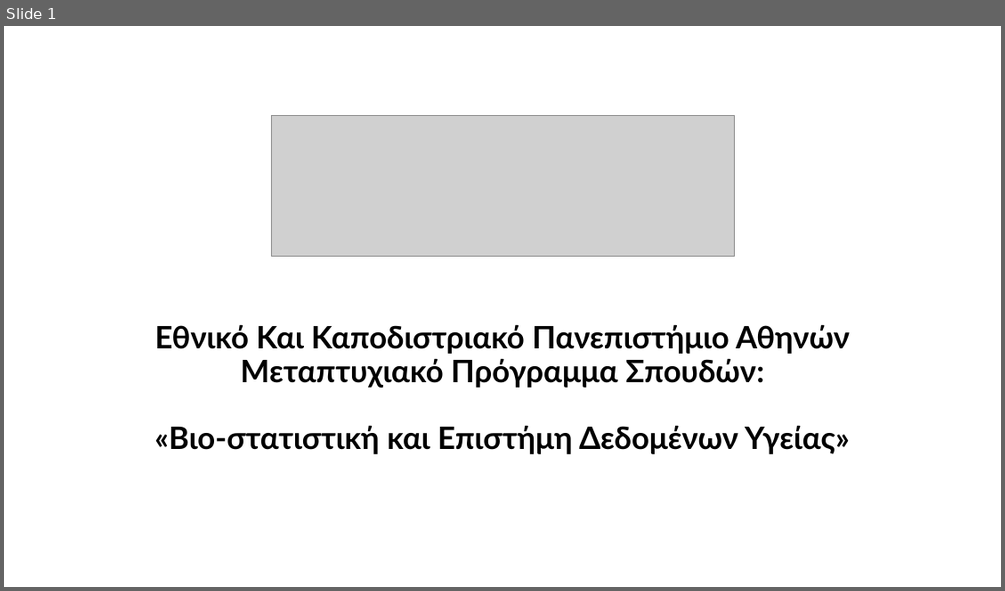
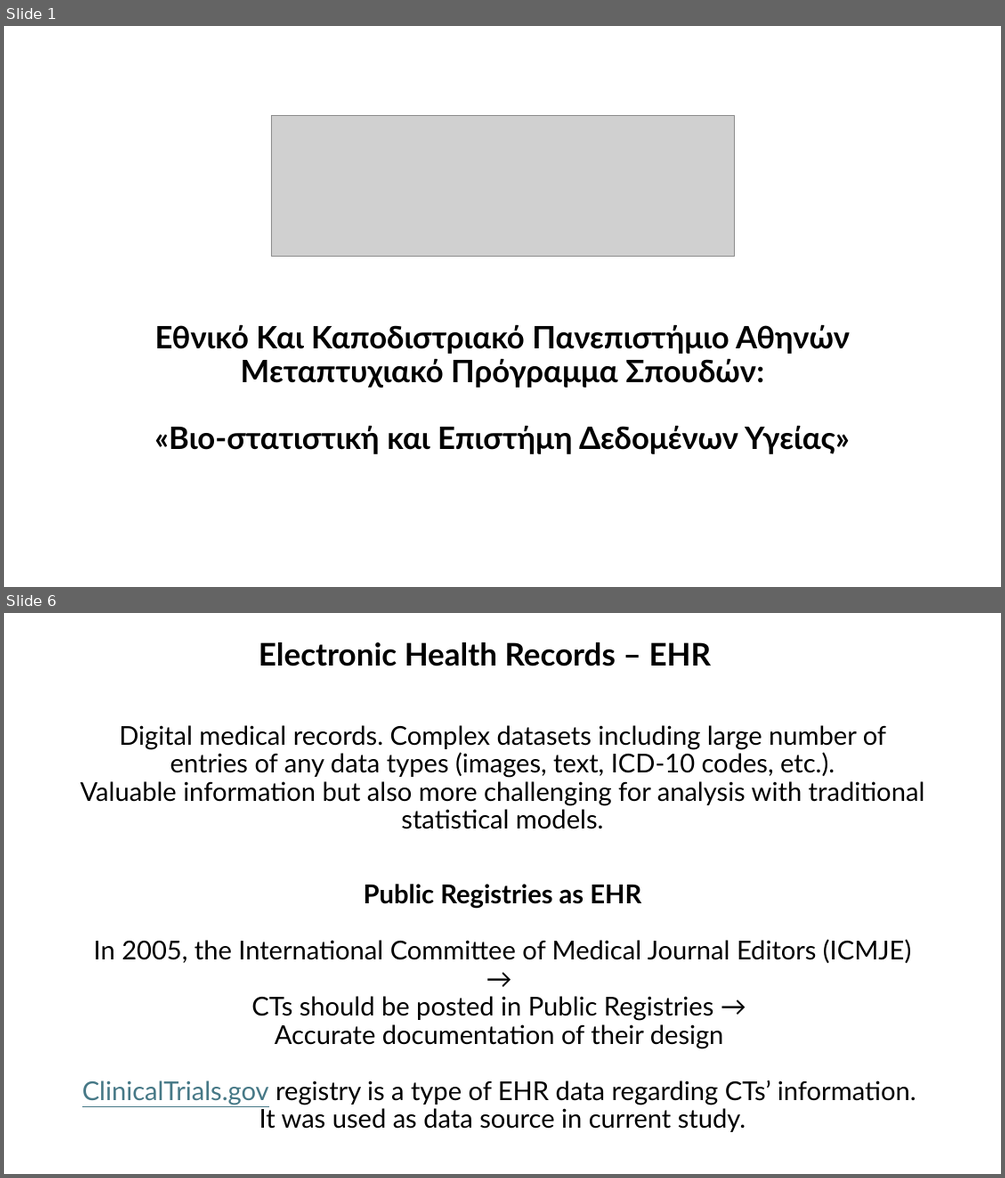
Before and after one commit to AndreouEugenia/Thesis, a slide deck: Thesis_Presentation.pptx. Shown one above the other, each under a label of ours: slide 1 before the commit, slides 1 and 6 after it; the slides between them are not shown. The pictures are 1005x591 and 1005x1178 pixels, drawn with LibreOffice and Linux fonts; fonts in the diff are those of the drawing; grey boxes stand for pictures. Boxes give left, top, right and bottom in pixels: in the first picture for what was removed or moved away, otherwise in the second. Text is boxed around its words. In the diff, an @@ line names an element or a change of style, - is before the commit and + after.

```diff
--- a/Thesis_Presentation.pptx
+++ b/Thesis_Presentation.pptx
@@ slide 6 added at <box>4,613,1001,1174</box>, background #FFFFFF @@
@@ title added at <box>259,642,712,666</box>, 30 pt, text #000000, bold @@
+Electronic Health Records – EHR
@@ text added at <box>81,725,925,829</box>, 25 pt, text #000000 @@
+Digital medical records. Complex datasets including large number of entries of any data types (images, text, ICD-10 codes, etc.).
+Valuable information but also more challenging for analysis with traditional statistical models.
@@ text added at <box>82,884,916,1132</box>, 25 pt, text #000000 @@
+Public Registries as EHR
+In 2005, the International Committee of Medical Journal Editors (ICMJE) →
+CTs should be posted in Public Registries →
+Accurate documentation of their design
+ClinicalTrials.gov registry is a type of EHR data regarding CTs’ information.
+It was used as data source in current study.
```
Also in this commit, not shown: 1 slide changed, 24 other slides added, 3 slides removed, 42 other files.
